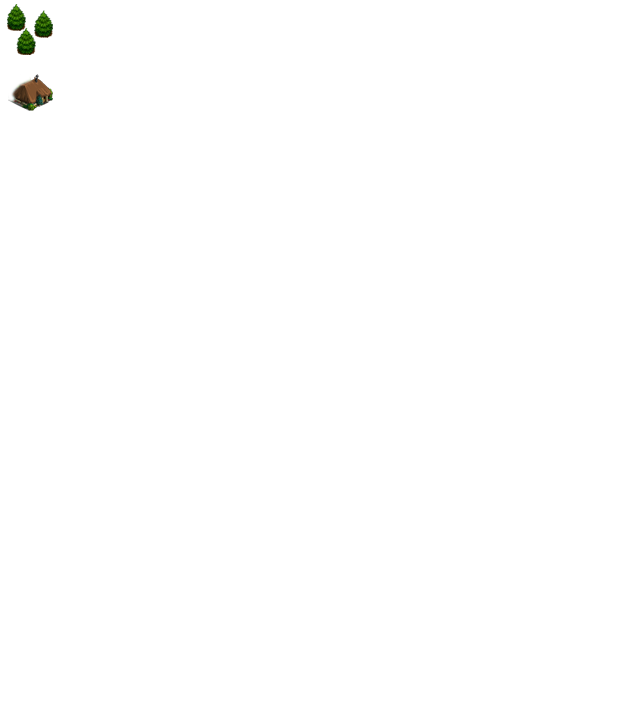
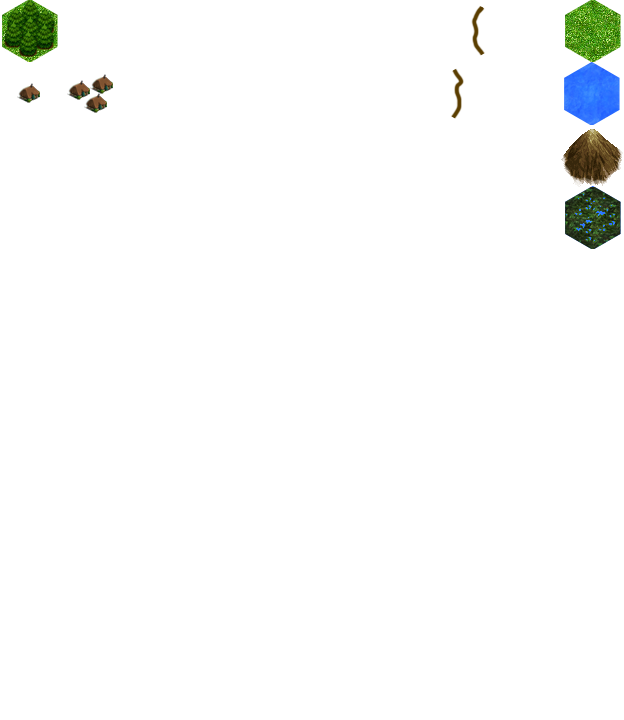
Revision of a layered 624px x 720px image; what changed, layer by layer:
added layer "Road_2" above "Road_1" over [451, 68, 464, 119]
added layer "Road_1" above "Layer 4" over [471, 5, 485, 56]
added layer "Layer 4" above "Water" over [561, 129, 623, 187]
added layer "Water" above "Grass" over [564, 61, 620, 125]
added layer "Grass" above "Forest" over [565, 0, 621, 62]
added layer "Forest" above "Forest Base" over [2, 0, 57, 58]
added layer "Forest Base" above "Swamp Overlay" over [2, 0, 58, 62]
added layer "Swamp Overlay" (darker color) above "Swamp" over [565, 185, 621, 249]
added layer "Swamp" above "Village" over [565, 187, 621, 249]
added layer "Village" above "Hamlet" over [67, 74, 113, 113]
renamed "Layer 2" to "Hamlet", painted on it over [8, 74, 53, 111]
removed layer "Layer 1" over [7, 4, 53, 55]
